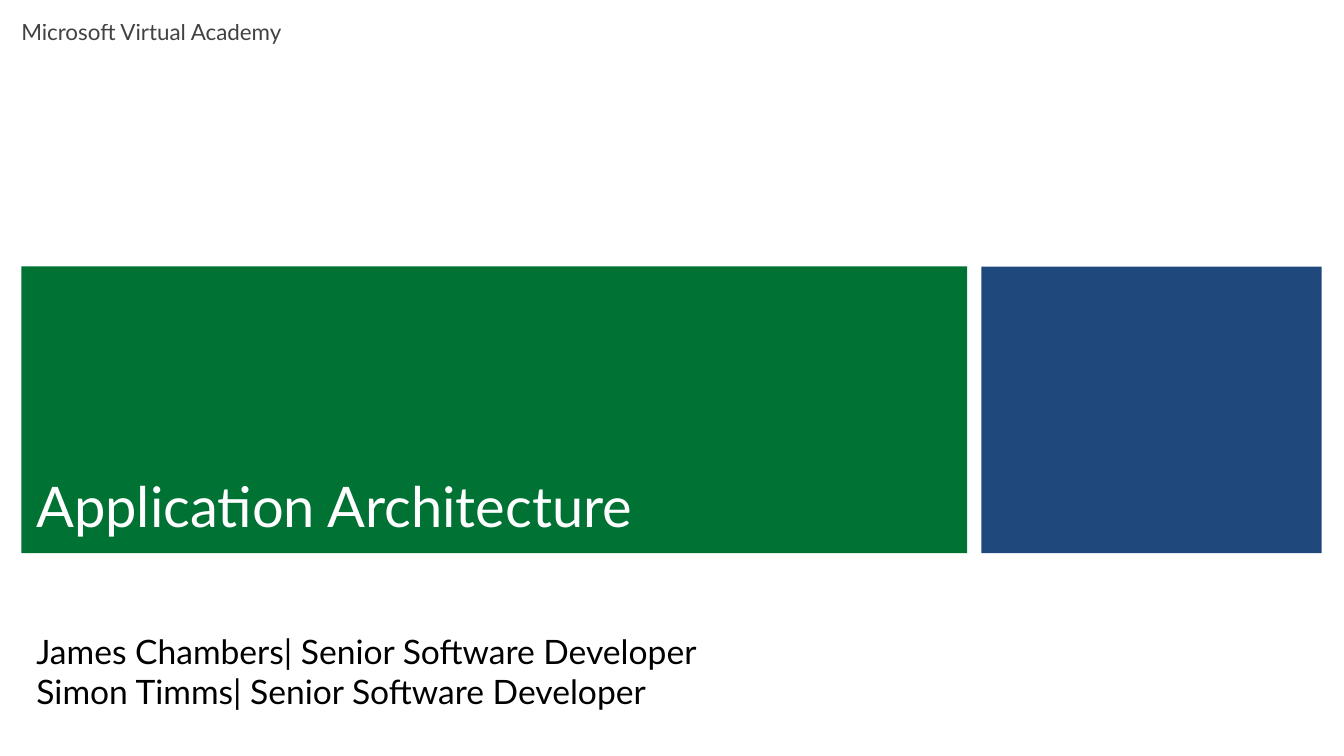
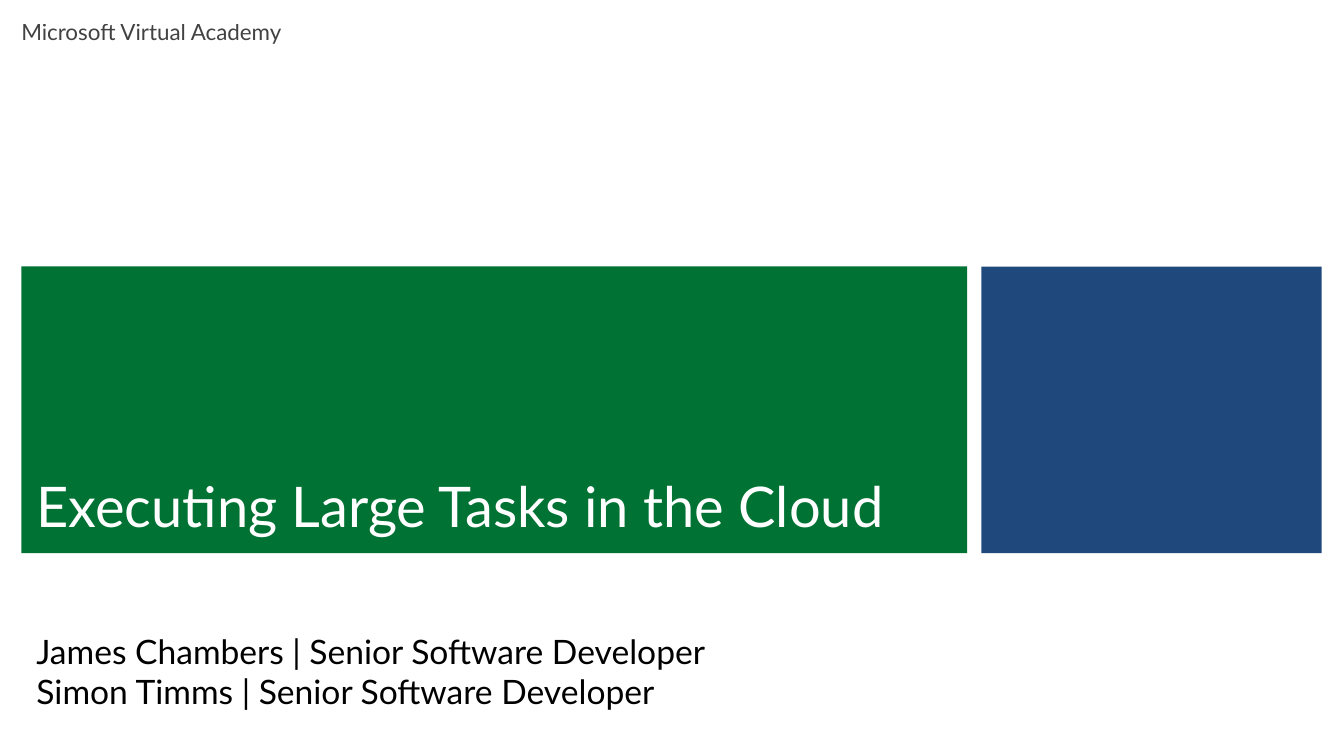
Before and after one commit to MisterJames/AzureImageProcessing, a slide deck: slide 1 of Presentation Materials/MVA-ApplicationsOnAzure-04.pptx. Drawn at 1344x756 pixels with LibreOffice and Linux fonts; fonts in the diff are those of the drawing; background and template pictures are left out. Boxes give left, top, right and bottom in pixels: in the first picture for what was removed or moved away, otherwise in the second. Text is boxed around its words. In the diff, an @@ line names an element or a change of style, - is before the commit and + after.

```diff
--- a/Presentation Materials/MVA-ApplicationsOnAzure-04.pptx
+++ b/Presentation Materials/MVA-ApplicationsOnAzure-04.pptx
@@ title at (36, 485, 883, 537): text changed @@
-Application Architecture
+Executing Large Tasks in the Cloud
@@ subtitle at (36, 639, 705, 710): spaces changed @@
-James Chambers| Senior Software Developer
-Simon Timms| Senior Software Developer
+James Chambers | Senior Software Developer
+Simon Timms | Senior Software Developer
```
Also in this commit, not shown: 2 other slides changed, 2 slides added, 4 other files.
